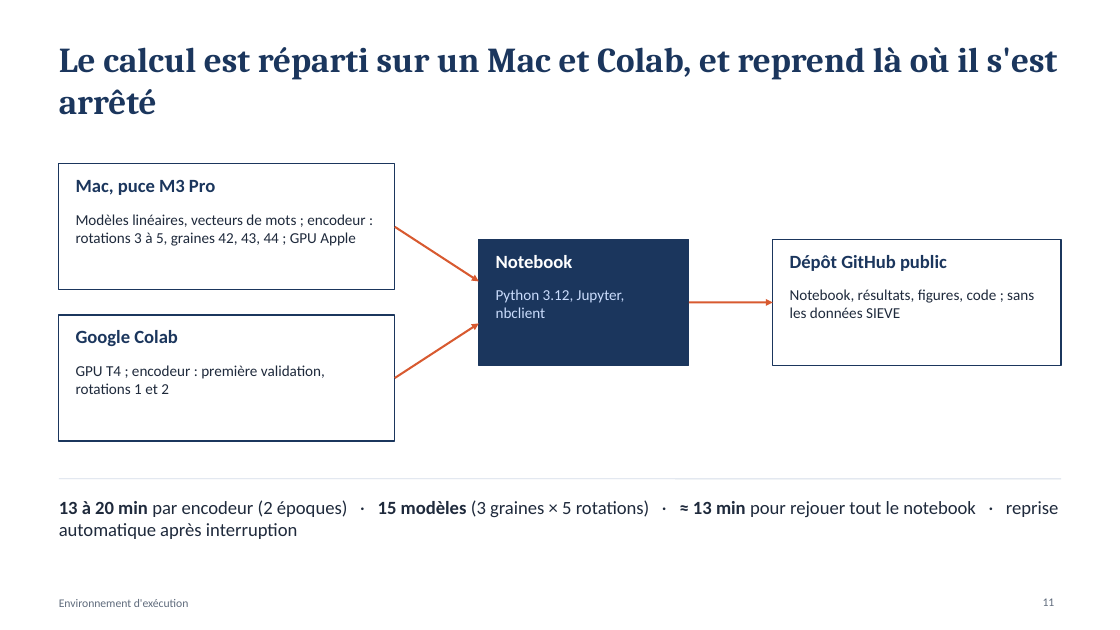
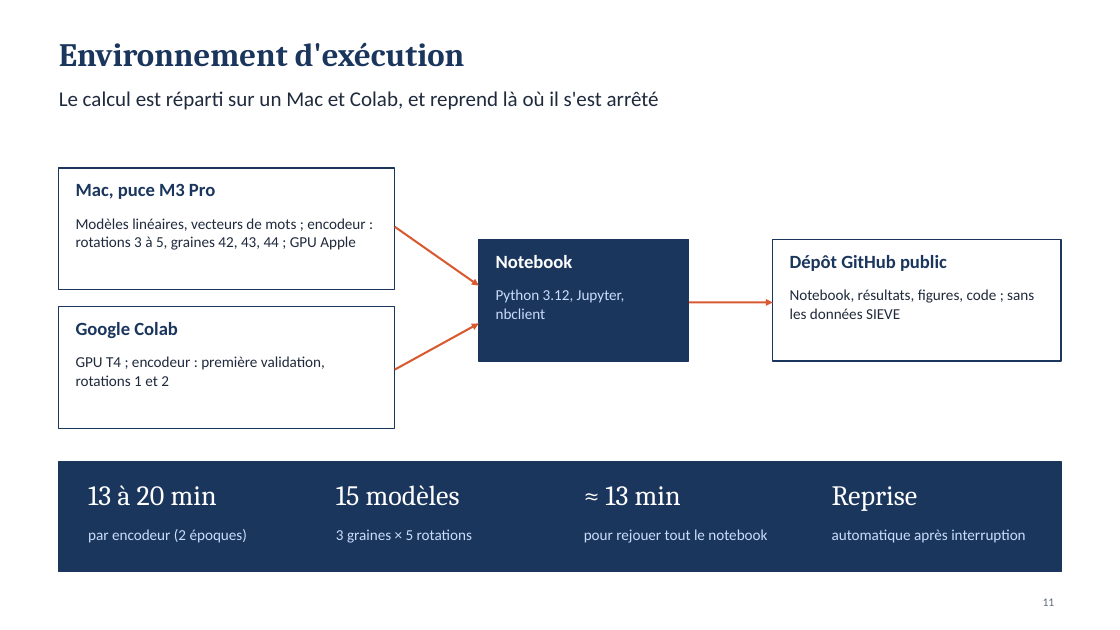
Before and after one commit to MADENIYOU/siem-open-world-log-classification, a slide deck: slide 11 of presentation/Soutenance_SIEM_monde_ouvert.pptx. Drawn at 1120x630 pixels with LibreOffice and Linux fonts; fonts in the diff are those of the drawing. Boxes give left, top, right and bottom in pixels: in the first picture for what was removed or moved away, otherwise in the second. Text is boxed around its words. In the diff, an @@ line names an element or a change of style, - is before the commit and + after.

```diff
--- a/presentation/Soutenance_SIEM_monde_ouvert.pptx
+++ b/presentation/Soutenance_SIEM_monde_ouvert.pptx
@@ title "Environnement d'exécution": place and size @@
-title "Environnement d'exécution" at bbox=[59, 599, 189, 607]
+title "Environnement d'exécution" at bbox=[59, 42, 464, 67]
@@ title "Environnement d'exécution" at bbox=[59, 42, 464, 67]: size 10 to 28 pt, font Calibri to Cambria, text colour #5F6B7C to #1B365D, bold on; vertical alignment middle to top @@
@@ text "Le calcul est réparti sur ...": place and size @@
-text "Le calcul est réparti sur ..." at bbox=[59, 47, 1058, 115]
+text "Le calcul est réparti sur ..." at bbox=[59, 91, 659, 110]
@@ text "Le calcul est réparti sur ..." at bbox=[59, 91, 659, 110]: size 30 to 18 pt, font Cambria to Calibri, text colour #1B365D to #1F2A3C, bold off @@
@@ rectangle: place and size @@
-rectangle at bbox=[59, 164, 395, 290]
+rectangle at bbox=[59, 168, 395, 290]
@@ text "Mac, puce M3 Pro": place and size @@
-text "Mac, puce M3 Pro" at bbox=[76, 180, 215, 195]
+text "Mac, puce M3 Pro" at bbox=[76, 184, 215, 199]
@@ text "Modèles linéaires, vecteurs de mots ...": place and size @@
-text "Modèles linéaires, vecteurs de mots ..." at bbox=[76, 214, 365, 246]
+text "Modèles linéaires, vecteurs de mots ..." at bbox=[76, 218, 365, 250]
@@ arrow moved from (395, 227) - (479, 281) to (395, 227) - (479, 286) @@
@@ rectangle: place and size @@
-rectangle at bbox=[479, 239, 689, 365]
+rectangle at bbox=[479, 239, 689, 361]
@@ rectangle: place and size @@
-rectangle at bbox=[773, 239, 1061, 365]
+rectangle at bbox=[773, 239, 1061, 361]
@@ rectangle: place and size @@
-rectangle at bbox=[59, 315, 395, 441]
+rectangle at bbox=[59, 307, 395, 429]
@@ text "Google Colab": place and size @@
-text "Google Colab" at bbox=[76, 330, 178, 346]
+text "Google Colab" at bbox=[76, 322, 178, 338]
@@ arrow moved from (395, 378) - (479, 323) to (395, 370) - (479, 323) @@
@@ text "GPU T4 ; encodeur : ...": place and size @@
-text "GPU T4 ; encodeur : ..." at bbox=[76, 365, 325, 394]
+text "GPU T4 ; encodeur : ..." at bbox=[76, 356, 325, 386]
@@ line removed from (59, 479) to (1061, 479) @@
@@ rectangle added at bbox=[59, 462, 1061, 571], fill #1B365D, outline #1B365D 1 pt @@
@@ text at bbox=[88, 485, 217, 506]: text changed; size 16 to 24 pt; font Calibri to Cambria; text colour #1F2A3C to #FFFFFF @@
-13 à 20 min par encodeur (2 époques) · 15 modèles (3 graines × 5 rotations) · ≈ 13 min pour rejouer tout le notebook · reprise automatique après interruption
+13 à 20 min
@@ text added at bbox=[336, 485, 460, 506], 24 pt, text #FFFFFF @@
+15 modèles
@@ text added at bbox=[605, 486, 681, 506], 24 pt, text #FFFFFF @@
+≈ 13 min
@@ text added at bbox=[832, 486, 918, 511], 24 pt, text #FFFFFF @@
+Reprise
@@ text added at bbox=[88, 529, 247, 543], 13 pt, text #CADCFC @@
+par encodeur (2 époques)
@@ text added at bbox=[336, 529, 472, 543], 13 pt, text #CADCFC @@
+3 graines × 5 rotations
@@ text added at bbox=[584, 529, 767, 543], 13 pt, text #CADCFC @@
+pour rejouer tout le notebook
@@ text added at bbox=[832, 529, 1025, 543], 13 pt, text #CADCFC @@
+automatique après interruption
```
Also in this commit, not shown: 15 other slides changed, 3 other files.
